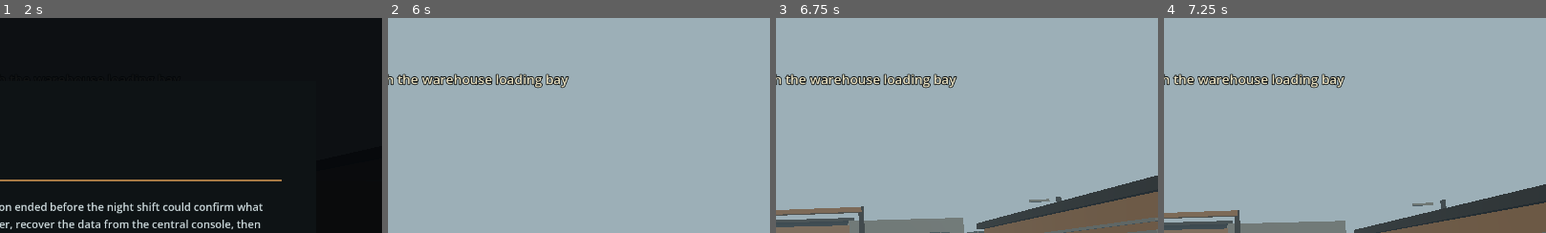
Above: before the commit, frames 1-4 (left to right).
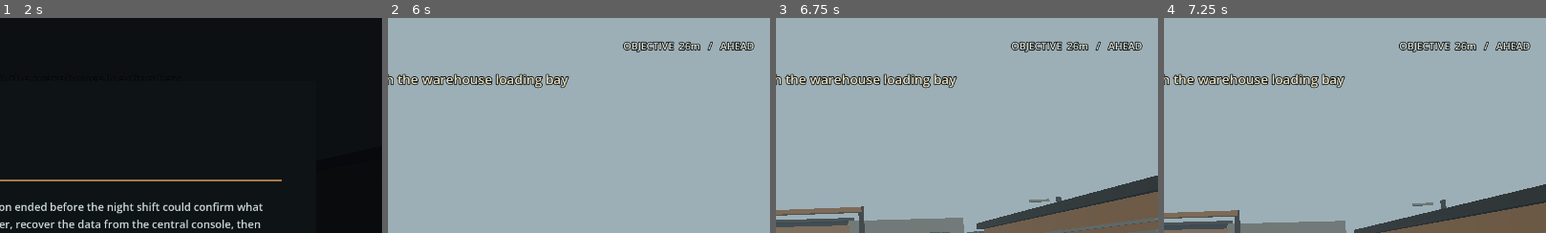
Above: after the commit, the same moments.

Repository: ahmadrohanmustafa-web/PROJECT-SHADOW-FRONT
Game: Godot game, scene res://scenes/main_menu.tscn
Two runs of this game, one before a commit and one after it. Both use one fixed random seed, a clock stepped at 60 frames per second and the inputs below.
Inputs (mouse positions are % of the whole screen's width and height, from its top left):
- Up to frame 1 (2 s): click "NEW CAMPAIGN" at 0.5 s; tap Enter (ui_accept) at 1.25, 1.52 s; move the mouse to (72, 45) at 1.27 s; hold D from 1.28 s (still down); tap Keypad Enter at 1.35 s; click (72, 45) at 1.42 s
- Up to frame 2 (6 s): tap Enter (ui_accept) at 2, 2.27, 5.75 s; move the mouse to (30, 55) at 2.02 s; release D at 2.03 s; hold S 2.03-2.75 s; tap P at 2.1 s; click "RESTART MISSION" at 2.75 s; click "RESTART MISSION" at 3.5 s; click "RESTART MISSION" at 4.25 s; click "RESTART" at 5 s; move the mouse to (60, 28) at 5.77 s; hold D from 5.78 s (still down); tap E at 5.85 s
- Up to frame 3 (6.75 s): move the mouse to (49, 52) at 6.52 s; release D at 6.53 s; hold W from 6.53 s (still down); tap Space at 6.6 s
- Up to frame 4 (7.25 s): keep holding W; tap Enter (ui_accept) at 6.77 s
The pictures show only the part of the screen within x 50-100%, y 0-50%; the shares and areas given below are measured in that part.

Frame 1 is identical in both runs. In frame 2, 1.0% of the frame differs, in the area x 61-96%, y 10-16%; in frame 3, 1.0%; in frame 4, 1.0%.

Commit message:
Add lightweight objective navigation feedback

Diff:
--- a/scripts/prototype.gd
+++ b/scripts/prototype.gd
@@ -21,6 +21,8 @@
 var squad_dialogue_time_remaining: float = 0.0
 var mission_event_label: Label
 var mission_event_time_remaining: float = 0.0
+var navigation_label: Label
+var navigation_refresh_time: float = 0.0
 
 func _ready() -> void:
 	_create_environment()
@@ -620,6 +622,10 @@
 
 func _process(delta: float) -> void:
 	_update_interaction_feedback()
+	navigation_refresh_time -= delta
+	if navigation_refresh_time <= 0.0:
+		navigation_refresh_time = 0.15
+		_update_navigation_feedback()
 	if mission_event_time_remaining > 0.0:
 		mission_event_time_remaining = maxf(0.0, mission_event_time_remaining - delta)
 		if mission_event_time_remaining <= 0.0 and is_instance_valid(mission_event_label):
@@ -629,6 +635,31 @@
 		if squad_dialogue_time_remaining <= 0.0 and is_instance_valid(squad_dialogue_label):
 			squad_dialogue_label.visible = false
 
+func _update_navigation_feedback() -> void:
+	if not is_instance_valid(navigation_label) or not is_instance_valid(player) or not is_instance_valid(mission_manager):
+		return
+	if mission_manager.is_complete or has_meta("deployment_briefing_layer") or has_meta("mission_complete_layer"):
+		navigation_label.visible = false
+		return
+	var targets: Array[Vector3] = [
+		Vector3(0.0, 0.0, -14.0),
+		Vector3(0.0, 0.0, -24.0),
+		Vector3(0.0, 0.0, 17.0)
+	]
+	var index := clampi(mission_manager.current_objective_index, 0, targets.size() - 1)
+	var offset := targets[index] - player.global_position
+	var distance := offset.length()
+	var local_direction := player.global_transform.basis.inverse() * offset.normalized()
+	var direction_text := "AHEAD"
+	if local_direction.z > 0.45:
+		direction_text = "BEHIND"
+	elif local_direction.x < -0.35:
+		direction_text = "LEFT"
+	elif local_direction.x > 0.35:
+		direction_text = "RIGHT"
+	navigation_label.text = "OBJECTIVE  %dm   /   %s" % [roundi(distance), direction_text]
+	navigation_label.visible = true
+
 func _show_mission_event(heading: String, detail: String, duration: float) -> void:
 	if not is_instance_valid(mission_event_label):
 		return
@@ -670,6 +701,20 @@
 	label.add_theme_color_override("font_color", Color(0.91, 0.94, 0.96))
 	label.add_theme_font_size_override("font_size", 16)
 	panel.add_child(label)
+
+	navigation_label = Label.new()
+	navigation_label.name = "ObjectiveNavigation"
+	navigation_label.anchor_left = 0.68
+	navigation_label.anchor_right = 0.98
+	navigation_label.anchor_top = 0.035
+	navigation_label.anchor_bottom = 0.095
+	navigation_label.horizontal_alignment = HORIZONTAL_ALIGNMENT_RIGHT
+	navigation_label.vertical_alignment = VERTICAL_ALIGNMENT_CENTER
+	navigation_label.add_theme_font_size_override("font_size", 17)
+	navigation_label.add_theme_color_override("font_color", Color(0.88, 0.91, 0.86))
+	navigation_label.add_theme_color_override("font_outline_color", Color(0.015, 0.025, 0.03, 0.98))
+	navigation_label.add_theme_constant_override("outline_size", 5)
+	layer.add_child(navigation_label)
 
 	mission_status_label = Label.new()
 	mission_status_label.position = Vector2(14.0, 92.0)
